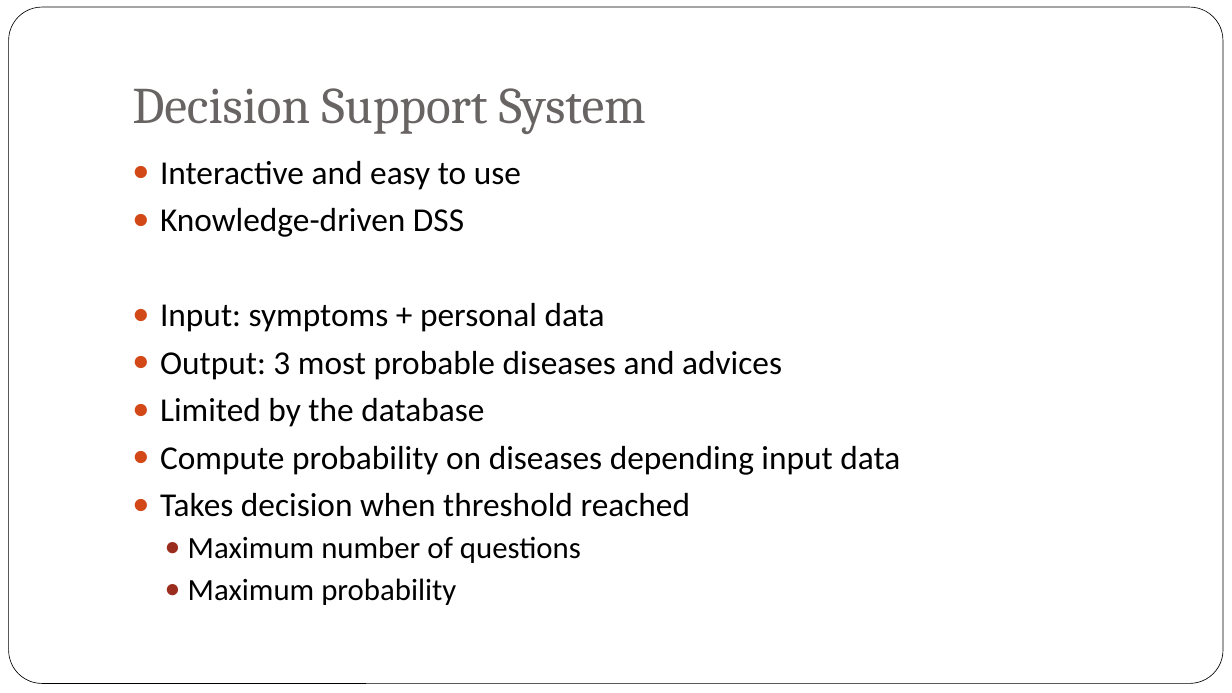
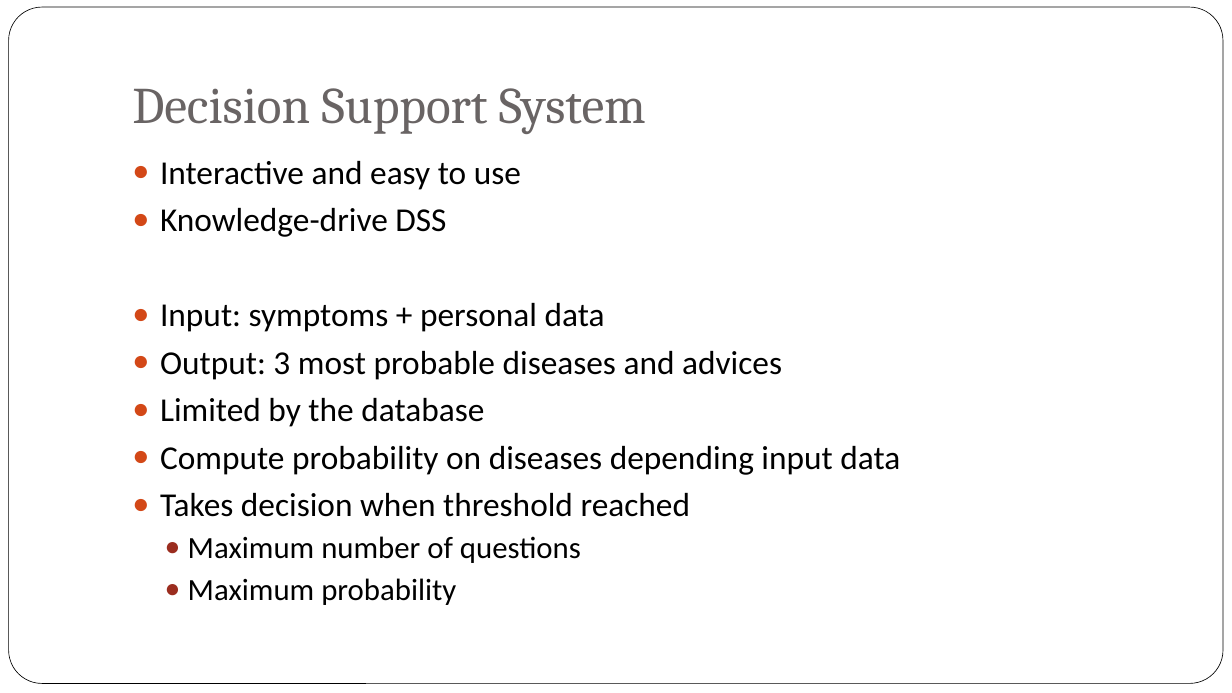
Before and after one commit to rsasov/DecisionSupportSystems, a slide deck: slide 5 of Health_Care_Bot.pptx (slide 7 before the commit). Drawn at 1232x693 pixels with LibreOffice and Linux fonts; fonts in the diff are those of the drawing; background and template pictures are left out. Boxes give left, top, right and bottom in pixels: in the first picture for what was removed or moved away, otherwise in the second. Text is boxed around its words. In the diff, an @@ line names an element or a change of style, - is before the commit and + after.

```diff
--- a/Health_Care_Bot.pptx
+++ b/Health_Care_Bot.pptx
@@ text at [160,208,446,237]: text changed @@
-● Knowledge-driven DSS
+● Knowledge-drive DSS
```
Also in this commit, not shown: 4 other slides changed, 2 slides added, 5 slides removed.
